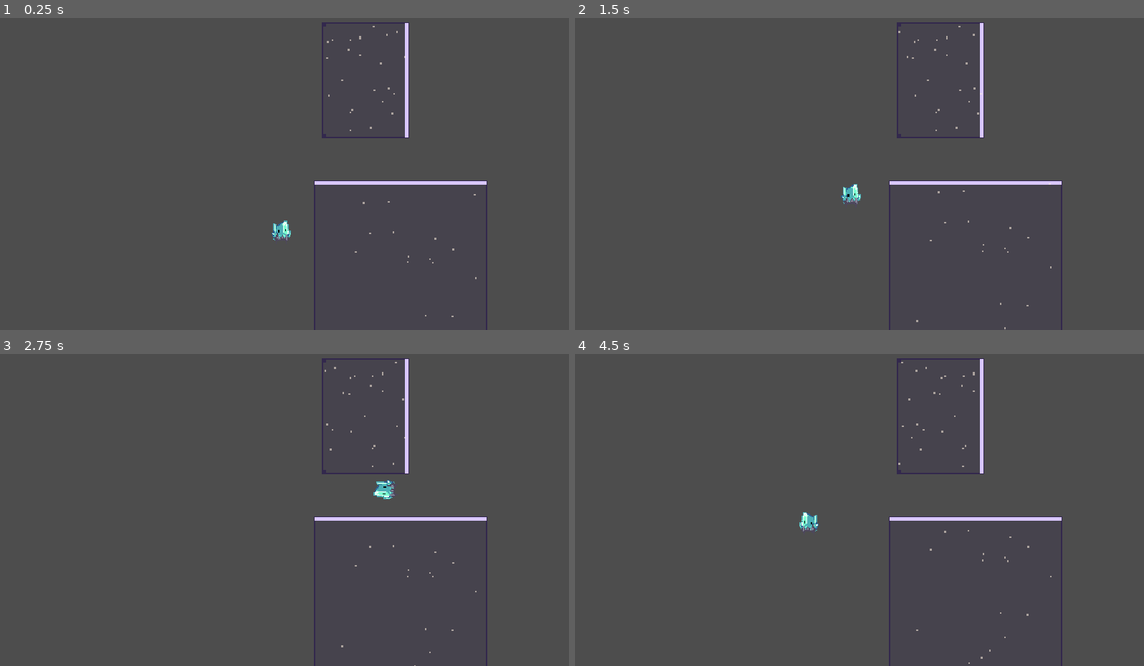
Above: before the commit, frames 1-4 (two rows, left to right).
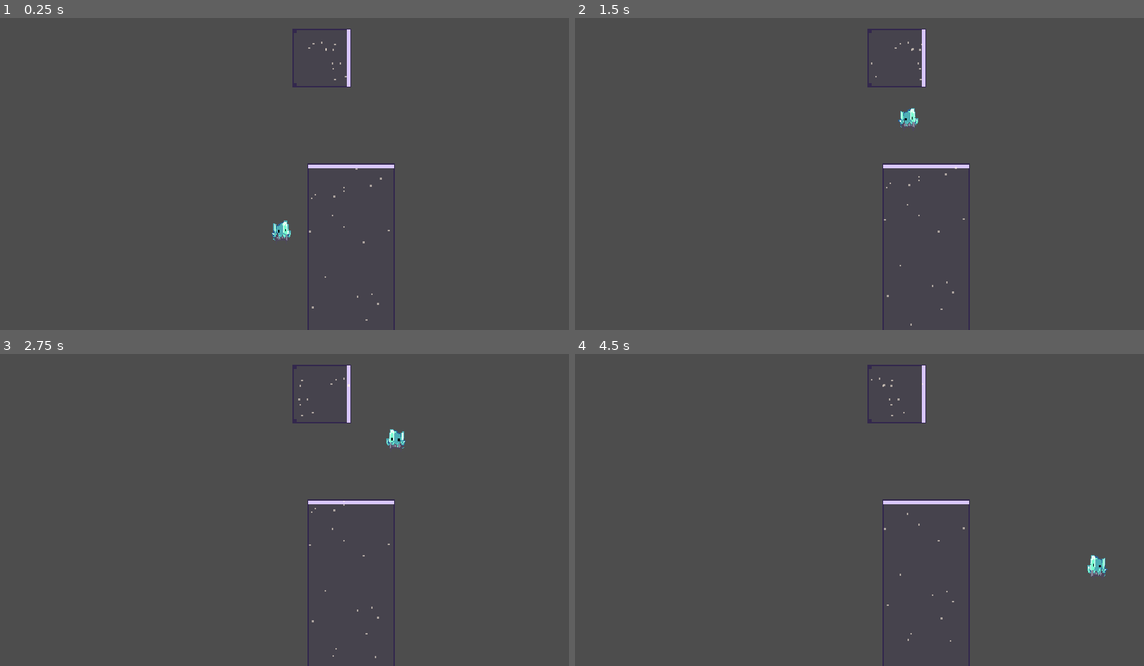
Above: after the commit, the same moments.

Repository: jmx2033/GRAVSWITCH
Game: Godot game, scene res://Scenes/game.tscn
Two runs of this game, one before a commit and one after it. Both use one fixed random seed, a clock stepped at 60 frames per second and the inputs below.
Inputs:
- Up to frame 1 (0.25 s): no input
- Up to frame 2 (1.5 s): hold L 0.53-1.28 s; hold D (move_right) from 0.53 s (still down); tap Space (jump) at 0.77 s; tap I at 0.8, 1.35 s
- Up to frame 3 (2.75 s): tap Space (jump) at 1.52 s; tap J at 1.55 s; release D (move_right) at 2.03 s; hold A (move_left) from 2.03 s (still down); hold J from 2.03 s (still down); tap L at 2.3 s
- Up to frame 4 (4.5 s): release A (move_left) at 2.78 s; release J at 2.78 s; hold D (move_right) 2.78-4.28 s; tap L at 2.85 s; tap Space (jump) at 3.02, 3.77 s; tap I at 3.05 s; hold I 3.53-4.28 s; tap J at 3.8, 4.35 s; hold A (move_left) from 4.28 s (still down)

The runs differ from the first frame. In frame 1, 2.1% of the frame differs, in the area x 51-86%, y 1-100%; in frame 2, 2.4%; in frame 3, 2.4%; in frame 4, 2.4%, in the area x 39-94%, y 1-100%.

Commit message:
fix(player): 修复 180° 重力转向的横向甩动 [P0-2]

Diff:
--- a/Scenes/game.tscn
+++ b/Scenes/game.tscn
@@ -41,9 +41,10 @@
 position = Vector2(320, 250)
 
 [node name="GravityZone" parent="." unique_id=285377863 instance=ExtResource("2_qxrlw")]
-position = Vector2(356, 194)
+position = Vector2(332, 24)
+direction = 1
+size_in_tiles = Vector2i(2, 2)
 
 [node name="GravityZone2" parent="." unique_id=37853669 instance=ExtResource("2_qxrlw")]
-position = Vector2(365, 17)
-direction = 1
-size_in_tiles = Vector2i(3, 4)
+position = Vector2(349, 175)
+size_in_tiles = Vector2i(3, 8)
--- a/Scripts/player/player.gd
+++ b/Scripts/player/player.gd
@@ -1,7 +1,25 @@
 extends CharacterBody2D
 
-# 当前重力方向
+## 180° 反转的判定容差（弧度）。
+const FLIP_ANGLE_EPSILON := 0.001
+
+# 显示用的重力方向：只驱动角色贴图旋转，不影响物理。
 var current_gravity: Vector2 = Vector2.DOWN
+
+# 实际参与物理的重力方向；180° 反转时保持原方向，等强度降到 0 后再翻向。
+var _physics_gravity: Vector2 = Vector2.DOWN
+
+# 物理重力强度倍率：普通转向始终为 1；
+# 180° 反转时按 1 → 0 → 1 变化，避免过渡期间出现侧向重力。
+var _gravity_scale: float = 1.0
+
+# 当前转向状态
+var _turning: bool = false  # 是否正在转向
+var _turn_is_flip: bool = false  # 本次是否为 180° 反转
+var _turn_from: Vector2 = Vector2.DOWN  # 转向起点
+var _turn_to: Vector2 = Vector2.DOWN  # 转向终点
+var _turn_angle: float = 0.0  # 起点到终点的有符号夹角
+var _turn_elapsed: float = 0.0  # 已转向时间，用于计算进度
 
 # 动画节点，在 _ready() 里赋值
 var anim: AnimatedSprite2D
@@ -21,42 +39,16 @@
 	anim.play("idle")
 
 func _physics_process(delta: float) -> void:
+	_update_gravity(delta)
 
-	#测试区域
-	#if Input.is_physical_key_pressed(KEY_L):
-		#if Config.gravity_direction != Vector2.RIGHT:
-			#print(">>> 重力切到右边")
-		#Config.gravity_direction = Vector2.RIGHT
-	#elif Input.is_physical_key_pressed(KEY_I):
-		#if Config.gravity_direction != Vector2.UP:
-			#print(">>> 重力切到上边")
-		#Config.gravity_direction = Vector2.UP
-	#elif Input.is_physical_key_pressed(KEY_J):
-		#if Config.gravity_direction != Vector2.LEFT:
-			#print(">>> 重力切到左边")
-		#Config.gravity_direction = Vector2.LEFT
-	#else:
-		#if Config.gravity_direction != Vector2.DOWN:
-			#print(">>> 重力切回下边")
-		#Config.gravity_direction = Vector2.DOWN
-	#测试区域
-
-	# 让当前重力朝目标平滑靠拢
-	var diff: float = angle_difference(current_gravity.angle(), Config.gravity_direction.angle())
-	var max_turn: float = (PI / Config.GRAVITY_TURN_TIME) * delta
-	if absf(diff) <= max_turn:
-		current_gravity = Config.gravity_direction
-	else:
-		current_gravity = current_gravity.rotated(signf(diff) * max_turn)
-
-	# 用平滑后的方向
-	var g: Vector2 = current_gravity
+	# 物理计算统一使用 _physics_gravity：
+	# 180° 反转时它保持原方向，等强度降到 0 后才翻向，
+	# 所以过渡期间不会产生侧向拉力。
+	var g: Vector2 = _physics_gravity
 	up_direction = -g
 
-	# 加重力，往下掉
-	velocity += g * Config.GRAVITY * delta
-
-
+	# 加重力，往下掉；_gravity_scale 只在 180° 反转时小于 1
+	velocity += g * Config.GRAVITY * _gravity_scale * delta
 
 	# 左右移动（沿"垂直于重力"的方向，不是世界 x 轴）
 	var right_dir: Vector2 = g.rotated(-PI / 2)
@@ -74,8 +66,6 @@
 
 	# 再拼回去
 	velocity = right_dir * side_speed + g * fall_speed
-
-
 
 	# 更新土狼时间
 	if is_on_floor():
@@ -116,8 +106,72 @@
 	elif axis > 0.0:
 		anim.flip_h = false
 
-	# 角色跟着重力旋转
+	# 角色贴图跟随显示方向旋转；180° 反转时会平滑转半圈
 	anim.rotation = (-current_gravity).angle() + PI / 2
+
+
+## 推进重力转向。
+## 90° 转向：物理方向和显示方向一起匀速旋转。
+## 180° 反转：显示方向平滑转半圈，物理重力沿原轴按 1 → 0 → 1 衰减再反向，
+## 中点是失重状态，不会出现把角色往侧面拉的横向重力。
+func _update_gravity(delta: float) -> void:
+	var target: Vector2 = Config.gravity_direction
+	if target == Vector2.ZERO:
+		return
+	target = target.normalized()
+
+	# 没有正在进行的转向时，检查是否需要开始新的一次转向
+	if not _turning:
+		# 已经与目标一致，不需要转向
+		if target.is_equal_approx(_physics_gravity):
+			current_gravity = _physics_gravity
+			_gravity_scale = 1.0
+			return
+		# 记录转向的起点、终点和夹角
+		_turn_from = _physics_gravity
+		_turn_to = target
+		_turn_angle = _turn_from.angle_to(_turn_to)
+		_turn_elapsed = 0.0
+		# 夹角接近 180° 时按翻转处理
+		_turn_is_flip = absf(_turn_angle) > PI - FLIP_ANGLE_EPSILON
+		_turning = true
+
+	# 转向时长与转角成正比，保证角速度与 GRAVITY_TURN_TIME 一致：
+	# 90° 用时 GRAVITY_TURN_TIME / 2，180° 用时 GRAVITY_TURN_TIME。
+	var turn_time: float = Config.GRAVITY_TURN_TIME * absf(_turn_angle) / PI
+	if turn_time <= 0.0:
+		_finish_gravity_turn()
+		return
+	_turn_elapsed = minf(_turn_elapsed + delta, turn_time)
+	var weight: float = _turn_elapsed / turn_time
+
+	# 显示方向始终平滑旋转，180° 时贴图会跟着转半圈
+	current_gravity = _turn_from.rotated(_turn_angle * weight).normalized()
+
+	if _turn_is_flip:
+		# 180° 反转：signed_scale 从 1 线性降到 -1。
+		# 前半程物理方向仍是起点，经过 0 后换成终点，
+		# 因此重力始终沿同一条轴，只是先减弱到 0 再反向增强。
+		var signed_scale: float = lerpf(1.0, -1.0, weight)
+		_gravity_scale = absf(signed_scale)
+		_physics_gravity = _turn_from if signed_scale >= 0.0 else _turn_to
+	else:
+		# 90° 转向：物理方向跟随显示方向，强度保持不变
+		_gravity_scale = 1.0
+		_physics_gravity = current_gravity
+
+	# 到达终点，结束本次转向并精确对齐目标
+	if _turn_elapsed >= turn_time:
+		_finish_gravity_turn()
+
+
+## 结束转向，把方向和强度精确复位到目标值。
+func _finish_gravity_turn() -> void:
+	_physics_gravity = _turn_to
+	current_gravity = _turn_to
+	_gravity_scale = 1.0
+	_turning = false
+	_turn_is_flip = false
 
 
 ## 进入重力区：记录当前区，并把目标重力切到该区的拉力方向。
